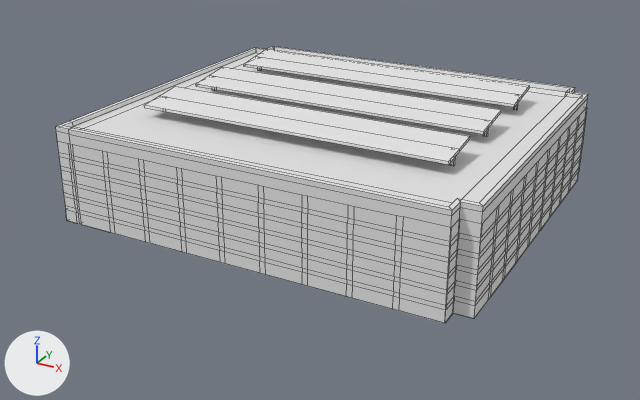
Two versions of the FBX model src/Assets/3D Assets/Models/EPS-ENPS.fbx, one commit apart.
Rendered twice from a camera (50 mm lens) standing at (119.9, -230.4, 99.8) and looking at (-2.0, -8.8, -11.0). The lights are fixed; the arrows at lower left show +X, +Y and +Z. Mesh edges are drawn as thin lines. Materials are left out; every surface is plain grey.

The first picture shows 'EPS Main'.
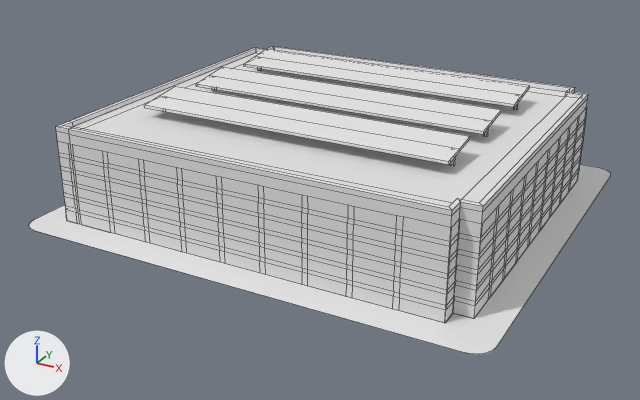
Diff of the bpy script that builds the scene:
```diff
--- a/src/Assets/3D Assets/Models/EPS-ENPS.fbx.py
+++ b/src/Assets/3D Assets/Models/EPS-ENPS.fbx.py
@@ me_cube_001 @@
 # used by ob_eps_main; location = (0.0, 0.0, 0.0)
-me_cube_001.from_pydata(...)  # 1082 vertices, 984 faces; spans x -62.8..63.3, y -55.5..55.5, z -12.7..21.5
+me_cube_001.from_pydata(...)  # 1106 vertices, 985 faces; spans x -71.9..71.9, y -65.2..65.2, z -12.7..21.5
+# me_cube_001 part 1: a new loose piece of 24 vertices spanning x -71.9..71.9, y -65.2..65.2, z -12.7
```

What differs and where, as boxes (x1, y1, x2, y2) in the pictures (640 x 400 px):
'EPS Main', reshaped (9% wider, 11% taller)
    before: (56, 46, 588, 323)
    after: (29, 46, 611, 354)
part 1 of me_cube_001, added
    after: (29, 164, 611, 354)
